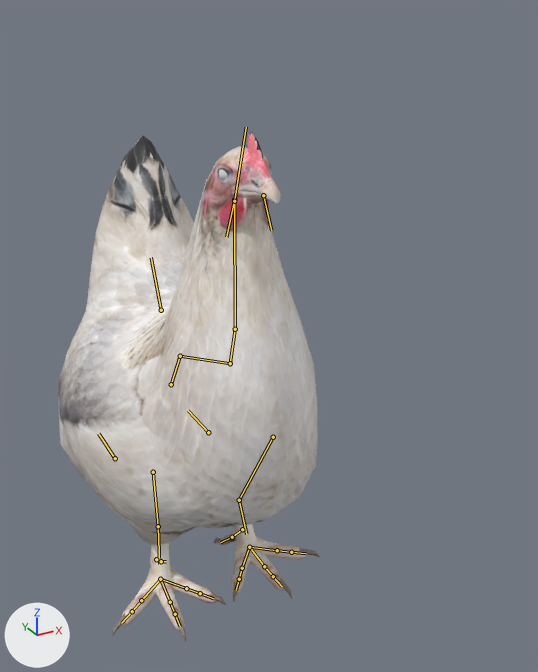
Two versions of the glTF model Asset/Models/Player/@Player.gltf, one commit apart.
Before and after are seen from a 50 mm lens placed at (-6.55, -15.88, 14.73), pointed at (1.16, -1.87, 7.72). Arrows for +X, +Y and +Z are at lower left; the lights stay in place. The first picture is the older version. The bones that change, and the others that lie on the model, are drawn over the model as lines.

The first picture shows 'Chicken', 'Eyes'.
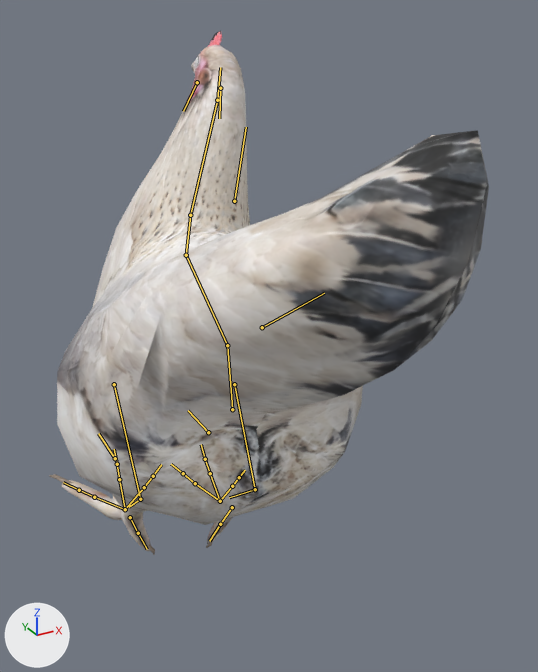
The newer file adds an action. The first version stands in its rest pose; the second is drawn at frame 6 of the action 'Atk_Combo3'.

Pixel boxes [x1, y1, x2, y2] of what changed, in the pictures (538 x 672 px):
'Chicken', posed (68% wider): before [58, 132, 320, 641]; after [49, 30, 489, 555]
'Eyes', posed (mostly hidden afterwards): before [219, 169, 227, 181]; after [195, 57, 198, 66]
bone 'Hip', root to tip: before (171, 384) to (180, 356); after (232, 409) to (227, 345)
bone 'Backbone', root to tip: before (180, 356) to (230, 363); after (227, 345) to (186, 255)
bone 'Bone.003', root to tip: before (230, 363) to (235, 329); after (186, 255) to (190, 215)
bone 'Bone.006', root to tip: before (161, 310) to (151, 257); after (262, 327) to (324, 293)
bone 'Leg_L.001', root to tip: before (273, 437) to (239, 500); after (114, 384) to (140, 499)
bone 'Leg_L.002', root to tip: before (239, 500) to (246, 534); after (140, 499) to (129, 507)
bone 'Leg_R.001', root to tip: before (153, 472) to (158, 526); after (234, 384) to (255, 489)
bone 'Leg_R.002', root to tip: before (158, 526) to (159, 564); after (255, 489) to (229, 497)

Patch to the scene script:
```diff
--- a/Asset/Models/Player/@Player.gltf.py
+++ b/Asset/Models/Player/@Player.gltf.py
@@ bone_hip @@
 bone_hip = bpy.data.objects['Armature'].pose.bones['Hip']  # child of 'Main'
-bone_hip.location = (0.0, 0.0, 0.0)
-bone_hip.rotation_quaternion = (1.0, 0.0, 0.0, 0.0)  # degrees (0, 0, 0)
+bone_hip.location = (-0.31, 3.8, 2.96)
+bone_hip.rotation_quaternion = (0.0, -0.122, -0.828, 0.548)  # degrees (66, 172, -12)
@@ bone_backbone @@
 bone_backbone = bpy.data.objects['Armature'].pose.bones['Backbone']  # child of 'Hip'
-bone_backbone.rotation_quaternion = (1.0, 0.0, 0.0, 0.0)  # degrees (0, 0, 0)
+bone_backbone.rotation_quaternion = (0.999, -0.035, 0.0, 0.0)  # degrees (-4, 0, 0)
@@ bone_bone_003 @@
 bone_bone_003 = bpy.data.objects['Armature'].pose.bones['Bone.003']  # child of 'Backbone'
-bone_bone_003.rotation_quaternion = (1.0, 0.0, 0.0, 0.0)  # degrees (0, 0, 0)
+bone_bone_003.rotation_quaternion = (0.999, -0.035, 0.0, 0.0)  # degrees (-4, 0, 0)
@@ bone_bone_006 @@
 bone_bone_006 = bpy.data.objects['Armature'].pose.bones['Bone.006']  # child of 'Hip'
-bone_bone_006.rotation_quaternion = (1.0, 0.0, 0.0, 0.0)  # degrees (0, 0, 0)
-bone_bone_006.scale = (1.0, 1.0, 1.0)
+bone_bone_006.rotation_quaternion = (0.963, -0.245, 0.092, 0.065)  # degrees (-28, 12, 5)
+bone_bone_006.scale = (1.79, 1.3, 1.0)
@@ bone_leg_l_001 @@
 bone_leg_l_001 = bpy.data.objects['Armature'].pose.bones['Leg_L.001']  # child of 'Hip'
-bone_leg_l_001.rotation_quaternion = (1.0, 0.0, 0.0, 0.0)  # degrees (0, 0, 0)
+bone_leg_l_001.rotation_quaternion = (0.97, 0.22, 0.079, -0.071)  # degrees (25, 11, -6)
@@ bone_leg_l_002 @@
 bone_leg_l_002 = bpy.data.objects['Armature'].pose.bones['Leg_L.002']  # child of 'Leg_L.001'
-bone_leg_l_002.rotation_quaternion = (1.0, 0.0, 0.0, 0.0)  # degrees (0, 0, 0)
+bone_leg_l_002.rotation_quaternion = (0.856, -0.514, -0.05, 0.003)  # degrees (-62, -5, 3)
@@ bone_leg_r_001 @@
 bone_leg_r_001 = bpy.data.objects['Armature'].pose.bones['Leg_R.001']  # child of 'Hip'
-bone_leg_r_001.rotation_quaternion = (1.0, 0.0, 0.0, 0.0)  # degrees (0, 0, 0)
+bone_leg_r_001.rotation_quaternion = (0.97, 0.22, -0.079, 0.071)  # degrees (25, -11, 6)
@@ bone_leg_r_002 @@
 bone_leg_r_002 = bpy.data.objects['Armature'].pose.bones['Leg_R.002']  # child of 'Leg_R.001'
-bone_leg_r_002.rotation_quaternion = (1.0, 0.0, 0.0, 0.0)  # degrees (0, 0, 0)
+bone_leg_r_002.rotation_quaternion = (0.856, -0.514, 0.05, -0.003)  # degrees (-62, 5, -3)
```
